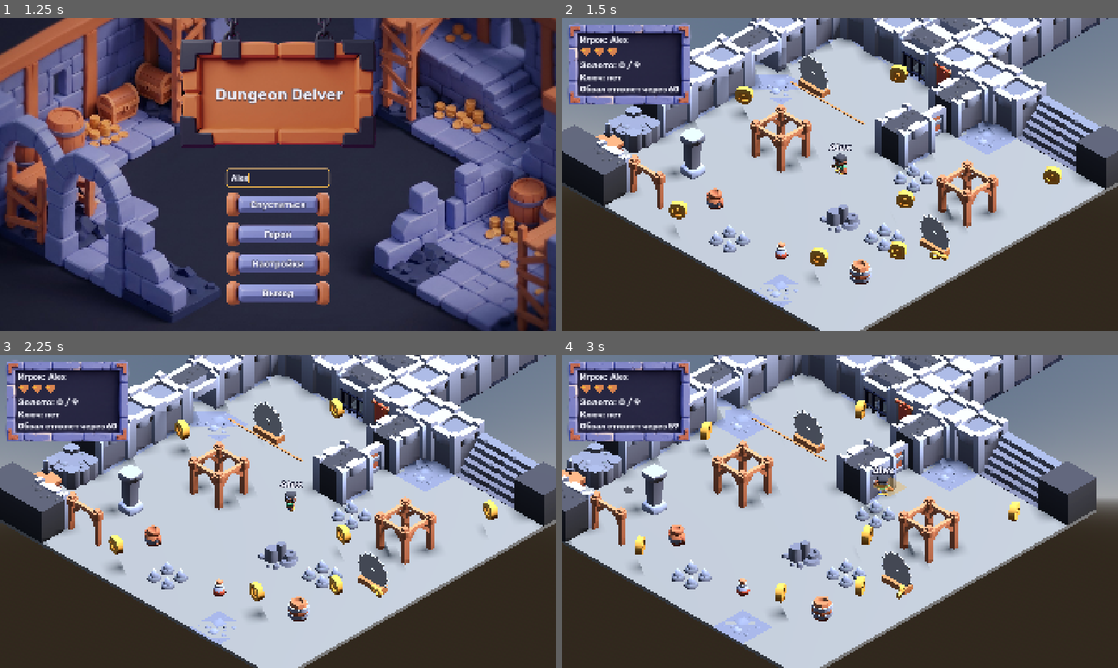
Above: before the commit, frames 1-4 (two rows, left to right).
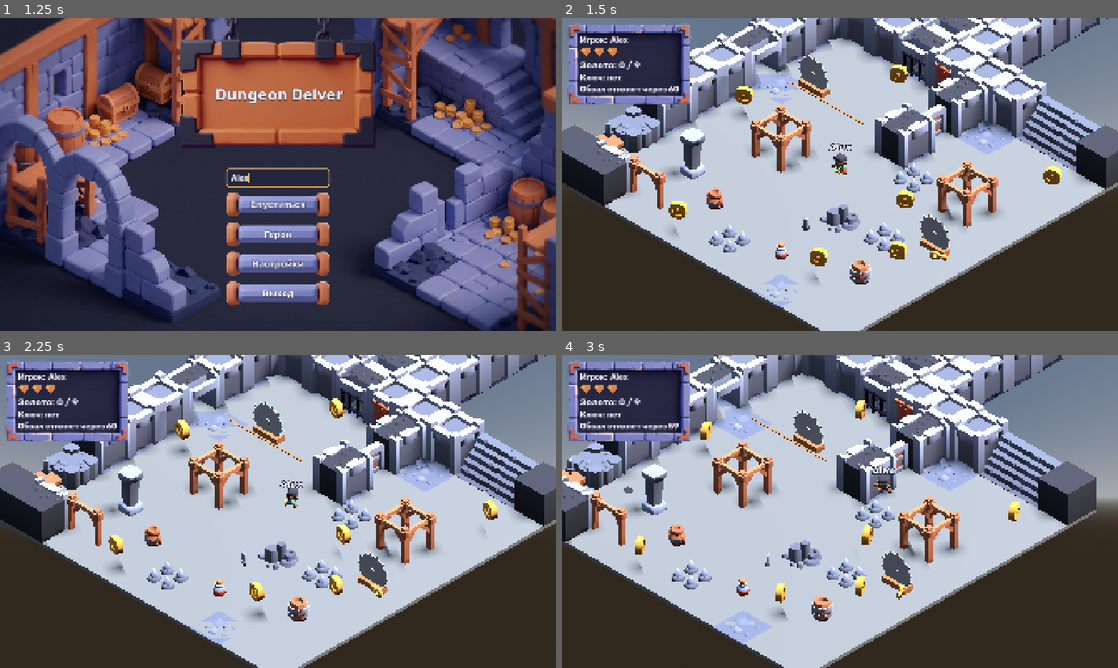
Above: after the commit, the same moments.

Repository: farikgg/godot_assignment
Game: Godot game, scene res://scenes/main_menu.tscn
The game is run twice, just before and just after one commit, with the same random seed, the same clock (stepped at 60 frames per second) and the same inputs.
Inputs (mouse positions are in pixels of both pictures, inside the frame that each line leads up to):
- Up to frame 1 (1.25 s): click (278, 177) at 0.52 s; type "Alex" at 0.6 s
- Up to frame 2 (1.5 s): click "Спуститься" at 1.25 s
- Up to frame 3 (2.25 s): move the mouse to (400, 495) at 2.02 s; hold D (move_right) from 2.03 s (still down); hold J (attack) from 2.03 s (still down); click (400, 495) at 2.17 s
- Up to frame 4 (3 s): tap Space (jump) at 2.27 s; move the mouse to (728, 527) at 2.77 s; release D (move_right) at 2.78 s; release J (attack) at 2.78 s; hold S (move_back) from 2.78 s (still down); tap J (attack) at 2.85 s

Frame 1 is identical in both runs. In frame 2, less than 0.1% of the frame differs, in the area x 43-49%, y 47-68%; in frame 3, 0.2%; in frame 4, 0.3%, in the area x 36-62%, y 38-68%.

Commit message:
Sword is picked up on the map; fixed grip in the hand
- player.tscn no longer has a Sword; player.gd equip_weapon(scene)
  instantiates the weapon (replacing any old one) and has_weapon(). With
  no weapon the attack action does nothing.
- scenes/pickups/sword_pickup.tscn + scripts/pickups/sword_pickup.gd:
  Area3D with weapon-sword.glb and a spin_bob clip, weapon_scene export,
  calls equip_weapon and frees itself; main.gd shows «Меч найден. J или
  ЛКМ — удар» for 3 s. One pickup at (2.6, 0.8, 4.9), ~5.5 m from start.
- sword.gd: grip in the fist at 0.92 of the arm, blade forward and up
  (blade_pitch_degrees 37) in the idle pose, guard across the body. The
  hold is computed in the arm bone's space from the idle arm roll (45°
  around the bone Z, identical on all 12 rigs), so one value fits every
  hero and no per-hero weapon_offset is needed. blade_length export in
  metres (0.35 = 0.9 of the 0.39 m arm). Checked: in idle the blade
  points 0.8 forward / 0.6 up.
- test_a6: no Slash before the pickup, a Slash after equip_weapon.

Co-Authored-By: Claude Opus 5.5 <noreply@anthropic.com>

Diff:
--- a/scenes/map.tscn
+++ b/scenes/map.tscn
@@ -38,6 +38,7 @@
 [ext_resource type="PackedScene" path="res://scenes/systems/spawner.tscn" id="s_spawner"]
 [ext_resource type="PackedScene" path="res://scenes/systems/camera_rig.tscn" id="s_camera_rig"]
 [ext_resource type="PackedScene" path="res://scenes/ui/hud.tscn" id="s_hud"]
+[ext_resource type="PackedScene" path="res://scenes/pickups/sword_pickup.tscn" id="s_sword_pickup"]
 
 [node name="Main" type="Node3D" unique_id=1563209637]
 script = ExtResource("1_0cso3")
@@ -203,6 +204,9 @@
 [node name="SawPatrol" parent="Enemies" unique_id=1093368241 instance=ExtResource("j_saw_patrol")]
 transform = Transform3D(1, 0, 0, 0, 1, 0, 0, 0, 1, -6, 0.1, -4)
 
+[node name="SwordPickup" parent="." unique_id=1771300090 instance=ExtResource("s_sword_pickup")]
+transform = Transform3D(1, 0, 0, 0, 1, 0, 0, 0, 1, 2.6, 0.8, 4.9)
+
 [node name="KeyPickup" parent="." unique_id=1739046512 instance=ExtResource("l_key")]
 transform = Transform3D(1, 0, 0, 0, 1, 0, 0, 0, 1, 9.1, 0.9, 2.4)
 
--- /dev/null
+++ b/scenes/pickups/sword_pickup.tscn
@@ -0,0 +1,58 @@
+[gd_scene format=3]
+
+[ext_resource type="Script" path="res://scripts/pickups/sword_pickup.gd" id="1_script"]
+[ext_resource type="PackedScene" uid="uid://10vjxdluiayx" path="res://assets/Map/weapon-sword.glb" id="2_model"]
+[ext_resource type="PackedScene" path="res://scenes/weapons/sword.tscn" id="3_weapon"]
+
+[sub_resource type="SphereShape3D" id="SphereShape3D_pickup"]
+radius = 0.5
+
+[sub_resource type="Animation" id="Animation_spin_bob"]
+resource_name = "spin_bob"
+length = 2.0
+loop_mode = 1
+tracks/0/type = "value"
+tracks/0/imported = false
+tracks/0/enabled = true
+tracks/0/path = NodePath("Model:rotation_degrees:y")
+tracks/0/interp = 1
+tracks/0/loop_wrap = true
+tracks/0/keys = {
+"times": PackedFloat32Array(0, 2),
+"transitions": PackedFloat32Array(1, 1),
+"update": 0,
+"values": [0.0, 360.0]
+}
+tracks/1/type = "value"
+tracks/1/imported = false
+tracks/1/enabled = true
+tracks/1/path = NodePath("Model:position:y")
+tracks/1/interp = 2
+tracks/1/loop_wrap = true
+tracks/1/keys = {
+"times": PackedFloat32Array(0, 1, 2),
+"transitions": PackedFloat32Array(1, 1, 1),
+"update": 0,
+"values": [-0.25, -0.1, -0.25]
+}
+
+[sub_resource type="AnimationLibrary" id="AnimationLibrary_pickup"]
+_data = {
+&"spin_bob": SubResource("Animation_spin_bob")
+}
+
+[node name="SwordPickup" type="Area3D"]
+collision_layer = 0
+monitorable = false
+script = ExtResource("1_script")
+weapon_scene = ExtResource("3_weapon")
+
+[node name="CollisionShape3D" type="CollisionShape3D" parent="."]
+shape = SubResource("SphereShape3D_pickup")
+
+[node name="Model" parent="." instance=ExtResource("2_model")]
+transform = Transform3D(1.8, 0, 0, 0, 1.8, 0, 0, 0, 1.8, 0, -0.25, 0)
+
+[node name="AnimationPlayer" type="AnimationPlayer" parent="."]
+libraries/ = SubResource("AnimationLibrary_pickup")
+autoplay = &"spin_bob"
--- a/scenes/player.tscn
+++ b/scenes/player.tscn
@@ -3,7 +3,6 @@
 [ext_resource type="Script" uid="uid://dbu6vcpp1315k" path="res://scripts/player.gd" id="1_3vyb7"]
 [ext_resource type="Script" path="res://scripts/name_tag.gd" id="2_nametag"]
 [ext_resource type="Script" path="res://scripts/health.gd" id="3_health"]
-[ext_resource type="PackedScene" path="res://scenes/weapons/sword.tscn" id="4_sword"]
 
 [sub_resource type="CapsuleShape3D" id="CapsuleShape3D_body"]
 radius = 0.3
@@ -46,7 +45,5 @@
 script = ExtResource("3_health")
 blink_target = NodePath("../Visual")
 
-[node name="Sword" parent="." unique_id=1771300030 instance=ExtResource("4_sword")]
-
 [node name="HurtSfx" type="AudioStreamPlayer" parent="." unique_id=1771300040]
 max_polyphony = 4
--- a/scripts/main.gd
+++ b/scripts/main.gd
@@ -5,6 +5,8 @@
 const GATE_OPEN_TEXT: String = "Решётка поднялась. Путь свободен"
 const GATE_CLOSED_TEXT: String = "Решётка опущена. Продержись, пока не стихнет обвал"
 const GAME_OVER_TEXT: String = "Тьма поглотила тебя…"
+const SWORD_FOUND_TEXT: String = "Меч найден. J или ЛКМ — удар"
+const SWORD_HINT_DURATION: float = 3.0
 const RESTART_DELAY: float = 1.5
 const SURVIVAL_TIME: float = 60.0
 
@@ -34,6 +36,10 @@
 	for exit_node in get_tree().get_nodes_in_group("exit"):
 		if exit_node.has_signal("reached") and not exit_node.is_connected("reached", _on_exit_reached):
 			exit_node.connect("reached", _on_exit_reached)
+
+	for pickup in get_tree().get_nodes_in_group("weapon_pickup"):
+		if pickup.has_signal("picked_up"):
+			pickup.connect("picked_up", _on_weapon_picked_up)
 
 	for hint in get_tree().get_nodes_in_group("gate_hint"):
 		if hint is Area3D:
@@ -73,6 +79,10 @@
 func _on_gate_hint_body_entered(body: Node3D) -> void:
 	if body.is_in_group("player") and not has_key and not _has_won:
 		_show_timed(GATE_CLOSED_TEXT)
+
+func _on_weapon_picked_up() -> void:
+	if not _has_won and not _game_over:
+		hud.show_message(SWORD_FOUND_TEXT, SWORD_HINT_DURATION)
 
 func _find_player_health() -> Health:
 	var player: Node = get_tree().get_first_node_in_group("player")
--- /dev/null
+++ b/scripts/pickups/sword_pickup.gd
@@ -0,0 +1,22 @@
+extends Area3D
+## A weapon lying on the floor; the player picks it up by walking into it.
+
+signal picked_up
+
+@export var weapon_scene: PackedScene
+
+func _ready() -> void:
+	add_to_group("weapon_pickup")
+	if weapon_scene == null:
+		push_error("SwordPickup: weapon_scene is not set")
+	body_entered.connect(_on_body_entered)
+
+func _on_body_entered(body: Node3D) -> void:
+	if weapon_scene == null or not body.is_in_group("player"):
+		return
+	if not body.has_method("equip_weapon"):
+		push_error("SwordPickup: %s has no equip_weapon()" % body.name)
+		return
+	body.call("equip_weapon", weapon_scene)
+	picked_up.emit()
+	queue_free()
--- a/scripts/player.gd
+++ b/scripts/player.gd
@@ -23,6 +23,7 @@
 var _anim: AnimationPlayer
 var _skeleton: Skeleton3D
 var _hand_socket: Node3D
+var _weapon: Node3D
 var _is_dead: bool = false
 var _last_hp: int = 0
 var _knockback_left: float = 0.0
@@ -124,6 +125,23 @@
 		_hand_socket = marker
 	return _hand_socket
 
+## Instantiates a weapon scene as a child; the weapon attaches itself to get_hand_socket().
+## Replaces the current weapon, if any. Without a weapon the attack action does nothing.
+func equip_weapon(scene: PackedScene) -> void:
+	if scene == null:
+		push_error("Player: equip_weapon got no scene")
+		return
+	if _weapon != null and is_instance_valid(_weapon):
+		_weapon.queue_free()
+	_weapon = scene.instantiate() as Node3D
+	if _weapon == null:
+		push_error("Player: %s is not a Node3D weapon" % scene.resource_path)
+		return
+	add_child(_weapon)
+
+func has_weapon() -> bool:
+	return _weapon != null and is_instance_valid(_weapon)
+
 ## Plays the hero's attack clip; false if the hero has none (the sword then animates itself).
 func play_attack() -> bool:
 	if _is_dead or _data == null:
--- a/scripts/weapons/sword.gd
+++ b/scripts/weapons/sword.gd
@@ -11,10 +11,14 @@
 @export var slash_scene: PackedScene
 ## Hitbox centre in front of the hero, metres.
 @export var slash_distance: float = 0.9
-## Blade length as a fraction of the hero's arm length.
-@export var blade_to_arm_ratio: float = 0.65
-## Where the grip sits along the arm, as a fraction of arm_length from the shoulder.
-@export var grip_along_arm: float = 0.9
+## Blade length in metres (guard to tip); default ≈ 0.9 of the heroes' 0.39 m arm.
+@export var blade_length: float = 0.35
+## Where the fist is along the arm, as a fraction of arm_length from the shoulder.
+@export var grip_along_arm: float = 0.92
+## Blade angle above the forward direction while the arm hangs in idle.
+@export var blade_pitch_degrees: float = 37.0
+## The Kenney idle pose lowers arm-right by 45° around the bone's Z (same on all 12 rigs).
+@export var idle_arm_roll_degrees: float = 45.0
 @export var swing_arc_degrees: float = 75.0
 @export var swing_time: float = 0.12
 
@@ -38,13 +42,26 @@
 	var socket: Node3D = _player.call("get_hand_socket")
 	var data: CharacterData = _player.call("get_character_data")
 	var arm: float = data.arm_length if data != null else 0.28
-	var scale_factor: float = blade_to_arm_ratio * arm / BLADE_LENGTH
 	_pivot.reparent(socket, false)
-	# grip in the hand at the end of the arm (-X of the bone), blade pointing forward (+Z)
 	_pivot.transform = Transform3D(Basis(), Vector3(-arm * grip_along_arm, 0.0, 0.0))
-	var blade_forward := Basis(Vector3.RIGHT, deg_to_rad(90.0))
-	_model.transform = Transform3D(blade_forward.scaled(Vector3.ONE * scale_factor),
-		blade_forward * Vector3(0.0, -GRIP_Y * scale_factor, 0.0))
+	# the socket carries the hero's model scale, so convert metres to socket units
+	var socket_scale: float = socket.global_basis.get_scale().x
+	var scale_factor: float = blade_length / (BLADE_LENGTH * socket_scale)
+	var hold: Basis = _hold_basis()
+	_model.transform = Transform3D(hold.scaled(Vector3.ONE * scale_factor),
+		hold * Vector3(0.0, -GRIP_Y * scale_factor, 0.0))
+
+# Blade (+Y of the sword model) pointing forward and up in model space while the arm is
+# in its idle pose, guard across the body; expressed in the arm bone's local space.
+func _hold_basis() -> Basis:
+	var pitch: float = deg_to_rad(blade_pitch_degrees)
+	var blade_model := Vector3(0.0, sin(pitch), cos(pitch))
+	var arm_idle := Basis(Vector3.BACK, deg_to_rad(idle_arm_roll_degrees))
+	var to_bone: Basis = arm_idle.inverse()
+	var y_axis: Vector3 = (to_bone * blade_model).normalized()
+	var x_axis: Vector3 = (to_bone * Vector3.RIGHT).normalized()
+	var z_axis: Vector3 = x_axis.cross(y_axis).normalized()
+	return Basis(x_axis, y_axis, z_axis)
 
 func _unhandled_input(event: InputEvent) -> void:
 	if event.is_action_pressed("attack", false):
--- a/tools/test_a6.gd
+++ b/tools/test_a6.gd
@@ -12,6 +12,7 @@
 const SLASH_SCENE: String = "res://scenes/weapons/slash.tscn"
 const PLAYER_SCENE: String = "res://scenes/player.tscn"
 const SCRATCH_PROFILE: String = "user://test_a6_profile.cfg"
+const SWORD_SCENE: String = "res://scenes/weapons/sword.tscn"
 const WATCHDOG_SECONDS: float = 45.0
 
 class WeaponTarget extends StaticBody3D:
@@ -218,6 +219,20 @@
 		await physics_frame
 	_check("player stands on the floor", body.is_on_floor(), "y=%.2f" % body.global_position.y)
 
+	_check("player starts without a weapon", not player.call("has_weapon"), "")
+	_press("attack")
+	for i in 3:
+		await physics_frame
+	_check("attack before the pickup creates no Slash", _count_slashes(world) == 0, "slashes=%d" % _count_slashes(world))
+	player.call("equip_weapon", load(SWORD_SCENE) as PackedScene)
+	await process_frame
+	await process_frame
+	_press("attack")
+	for i in 3:
+		await physics_frame
+	_check("attack after equip_weapon creates a Slash", player.call("has_weapon") and _count_slashes(world) == 1,
+		"has_weapon=%s slashes=%d" % [player.call("has_weapon"), _count_slashes(world)])
+
 	# an enemy touching the hurtbox costs 1 HP and pushes the player away
 	var enemy := StaticBody3D.new()
 	enemy.add_to_group("enemy")
@@ -278,3 +293,20 @@
 	DirAccess.remove_absolute(ProjectSettings.globalize_path(SCRATCH_PROFILE))
 	profile.set("save_path", original_path)
 	profile.call("reload")
+
+func _press(action: String) -> void:
+	var down := InputEventAction.new()
+	down.action = action
+	down.pressed = true
+	Input.parse_input_event(down)
+	var up := InputEventAction.new()
+	up.action = action
+	up.pressed = false
+	Input.parse_input_event(up)
+
+func _count_slashes(parent: Node) -> int:
+	var count: int = 0
+	for child in parent.get_children():
+		if child is Slash:
+			count += 1
+	return count
Not shown, added: scripts/pickups/sword_pickup.gd.uid
